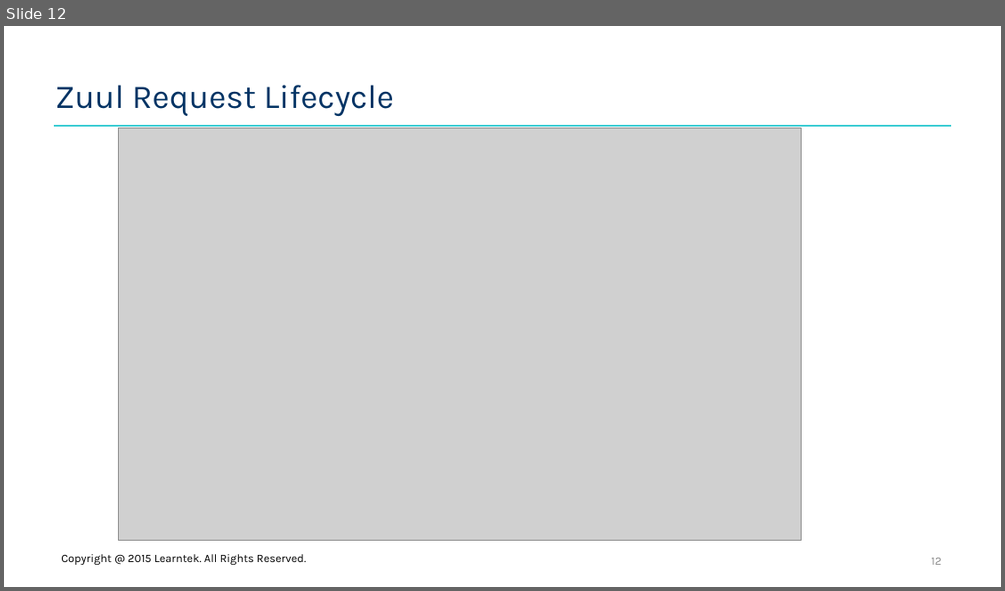
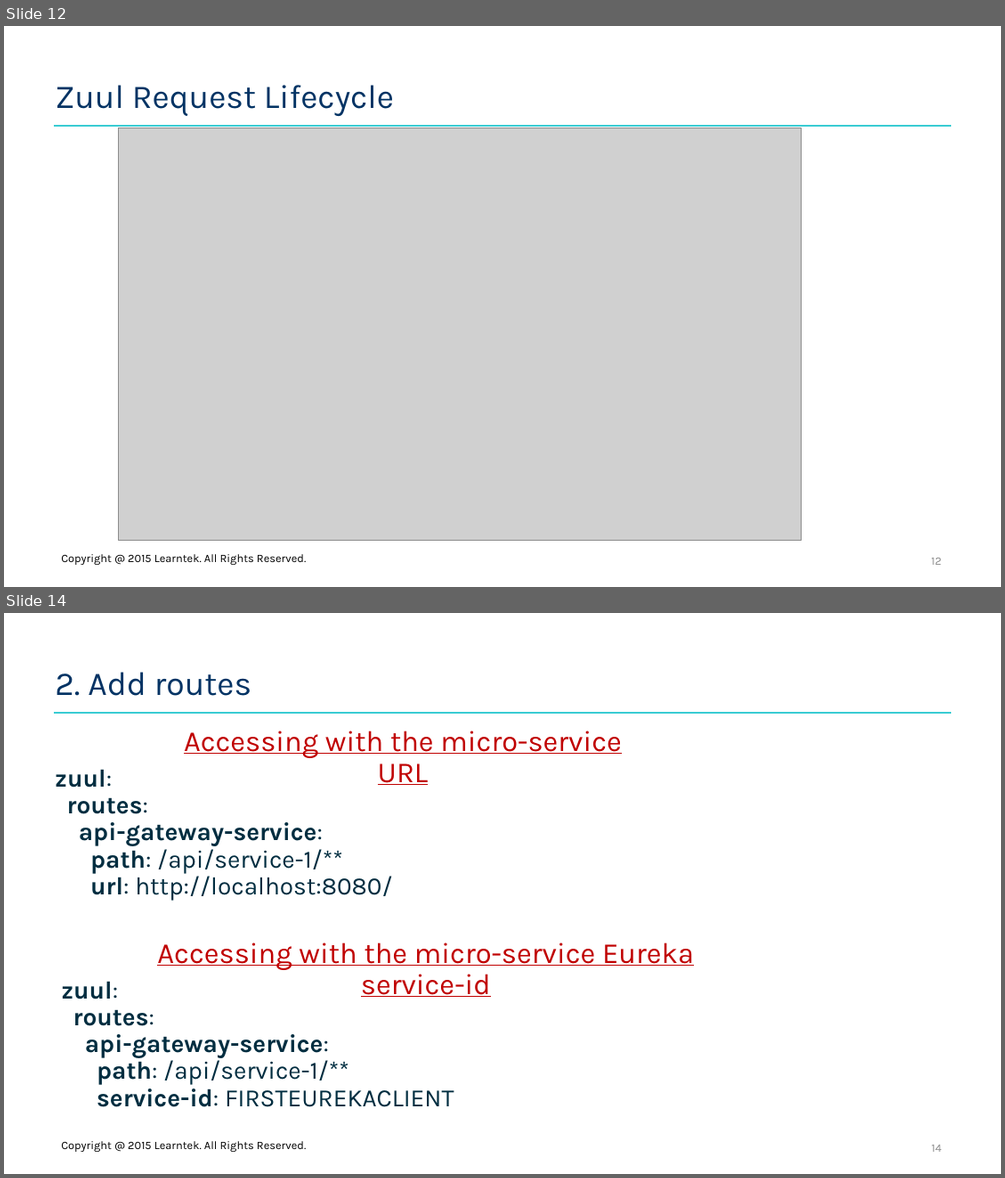
Before and after one commit to santoshkar/Microservice, a slide deck: Presentations/Part-10-Spring Cloud Zuul.pptx. Shown one above the other, each under a label of ours: slide 12 before the commit, slides 12 and 14 after it; the slides between them are not shown. The pictures are 1005x591 and 1005x1178 pixels, drawn with LibreOffice and Linux fonts; fonts in the diff are those of the drawing; grey boxes stand for pictures; background and template pictures are left out. Boxes give left, top, right and bottom in pixels: in the first picture for what was removed or moved away, otherwise in the second. Text is boxed around its words. In the diff, an @@ line names an element or a change of style, - is before the commit and + after.

Commit message:
Added steps for zuul in ppt

```diff
--- a/Presentations/Part-10-Spring Cloud Zuul.pptx
+++ b/Presentations/Part-10-Spring Cloud Zuul.pptx
@@ slide 14 added at (4, 613, 1001, 1174), background #FFFFFF; not listed: 1 template element that a slide beside it also shows @@
@@ title added at (55, 672, 251, 696), 32 pt, text #033364 @@
+2. Add routes
@@ text added at (184, 730, 621, 785), 28 pt, text #C00000, underline @@
+Accessing with the micro-service URL
@@ text added at (55, 769, 392, 900), 24 pt, text #002D40 @@
+zuul:
+routes:
+api-gateway-service:
+path: /api/service-1/**
+url: http://localhost:8080/
@@ text added at (157, 942, 694, 997), 28 pt, text #C00000, underline @@
+Accessing with the micro-service Eureka service-id
@@ text added at (61, 981, 454, 1107), 24 pt, text #002D40, bold @@
+zuul:
+routes:
+api-gateway-service:
+path: /api/service-1/**
+service-id: FIRSTEUREKACLIENT
@@ text added at (61, 1141, 306, 1151), 11 pt, text #000000 @@
+Copyright @ 2015 Learntek. All Rights Reserved.
@@ page number added at (931, 1144, 941, 1151), 11 pt, text #8C8C8C @@
+14
```
Also in this commit, not shown: 3 other slides added.
